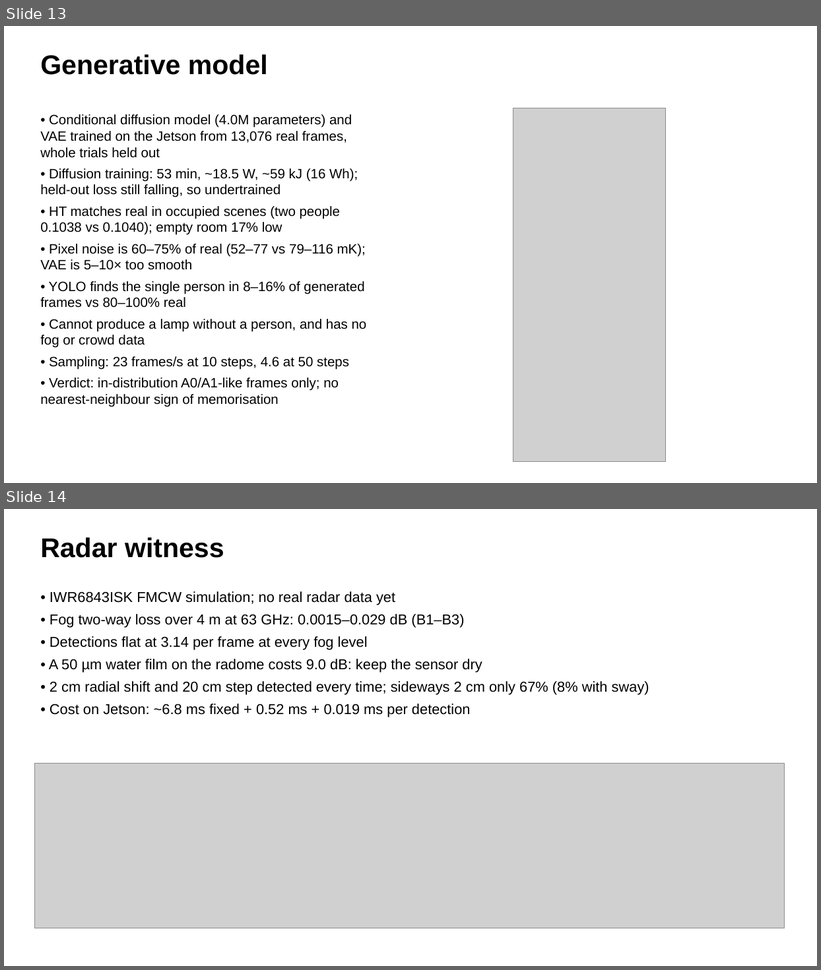
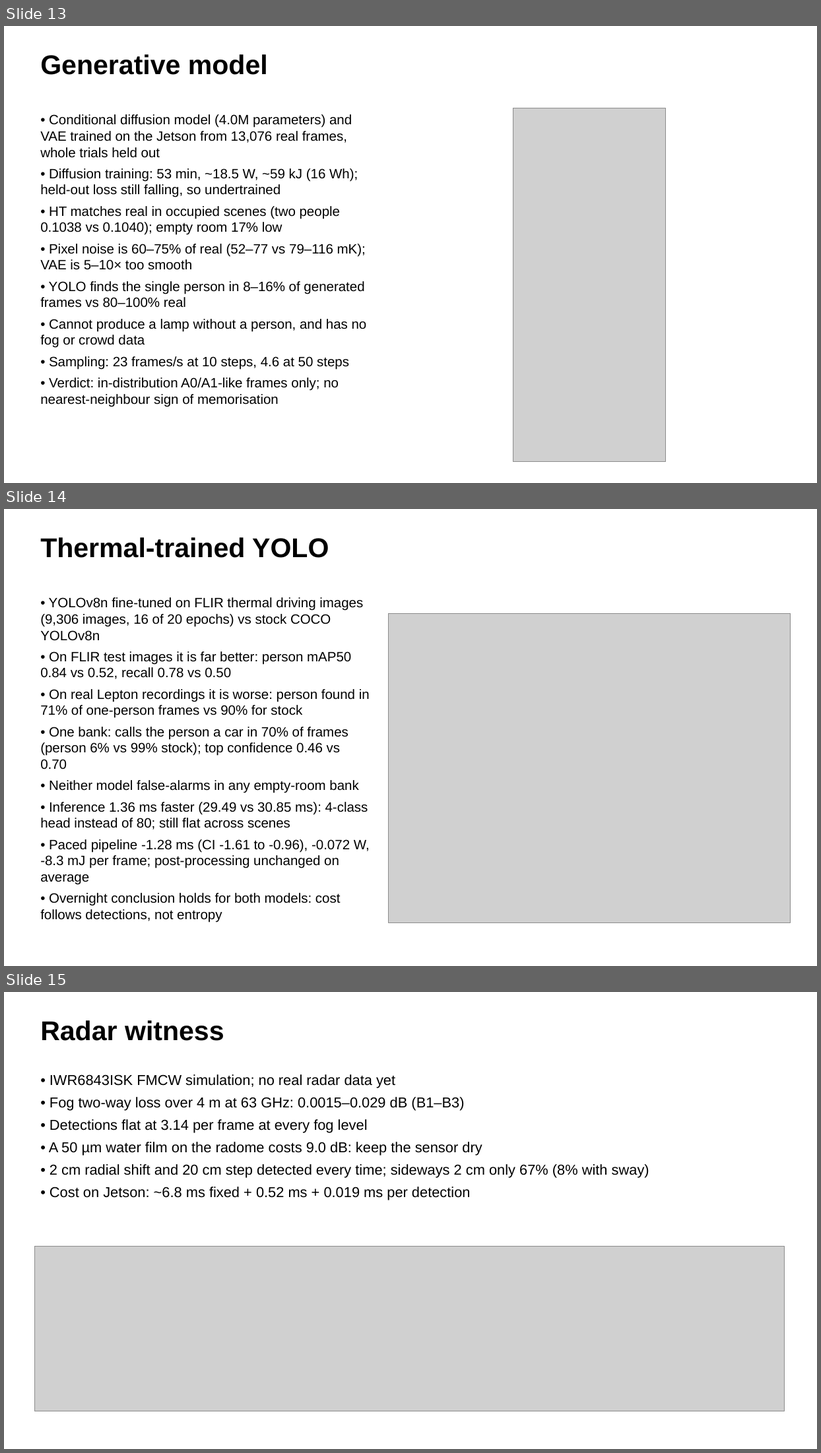
Before and after one commit to alibaduqail/entropy-synth-lab, a slide deck: deliverables/slides/overnight_run_2026-11-24.pptx. Shown one above the other, each under a label of ours: slides 13 and 14 before the commit, slides 13, 14 and 15 after it. The pictures are 821x970 and 821x1453 pixels, drawn with LibreOffice and Linux fonts; fonts in the diff are those of the drawing; grey boxes stand for pictures. Boxes give left, top, right and bottom in pixels: in the first picture for what was removed or moved away, otherwise in the second. Text is boxed around its words. In the diff, an @@ line names an element or a change of style, - is before the commit and + after.

Commit message:
thermal-yolo: stock vs FLIR fine-tuned YOLOv8n results, write-up and slide

```diff
--- a/deliverables/slides/overnight_run_2026-11-24.pptx
+++ b/deliverables/slides/overnight_run_2026-11-24.pptx
@@ slide 14 added at (x1=4, y1=509, x2=817, y2=966), background #FFFFFF @@
@@ text added at (x1=40, y1=537, x2=329, y2=558), 32 pt, text #000000, bold @@
+Thermal-trained YOLO
@@ text added at (x1=40, y1=597, x2=370, y2=923), 16 pt, text #000000 @@
+• YOLOv8n fine-tuned on FLIR thermal driving images (9,306 images, 16 of 20 epochs) vs stock COCO YOLOv8n
+• On FLIR test images it is far better: person mAP50 0.84 vs 0.52, recall 0.78 vs 0.50
+• On real Lepton recordings it is worse: person found in 71% of one-person frames vs 90% for stock
+• One bank: calls the person a car in 70% of frames (person 6% vs 99% stock); top confidence 0.46 vs 0.70
+• Neither model false-alarms in any empty-room bank
+• Inference 1.36 ms faster (29.49 vs 30.85 ms): 4-class head instead of 80; still flat across scenes
+• Paced pipeline -1.28 ms (CI -1.61 to -0.96), -0.072 W, -8.3 mJ per frame; post-processing unchanged on average
+• Overnight conclusion holds for both models: cost follows detections, not entropy
@@ picture added at (x1=388, y1=613, x2=791, y2=923) @@
@@ what was slide 14 is now slide 15 @@
```
Also in this commit, not shown: 10 other files.
